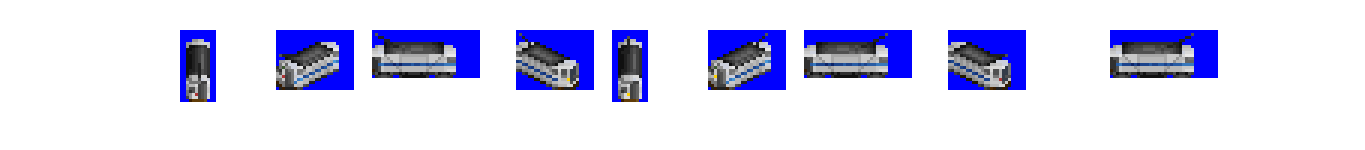
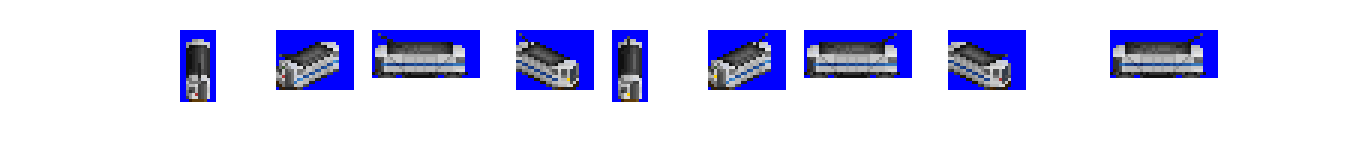
Layer changes from the first 1365px x 150px image to the second:
removed layer "Layer 1" over [372, 48, 1194, 78]
removed layer "Background" over [372, 33, 1206, 78]
